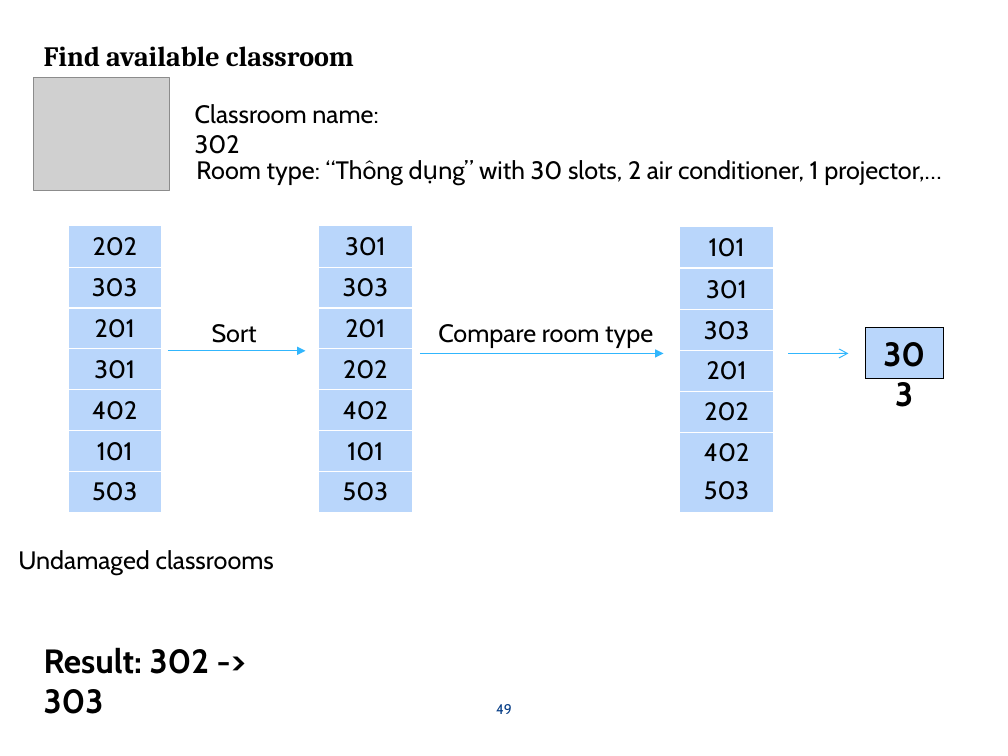
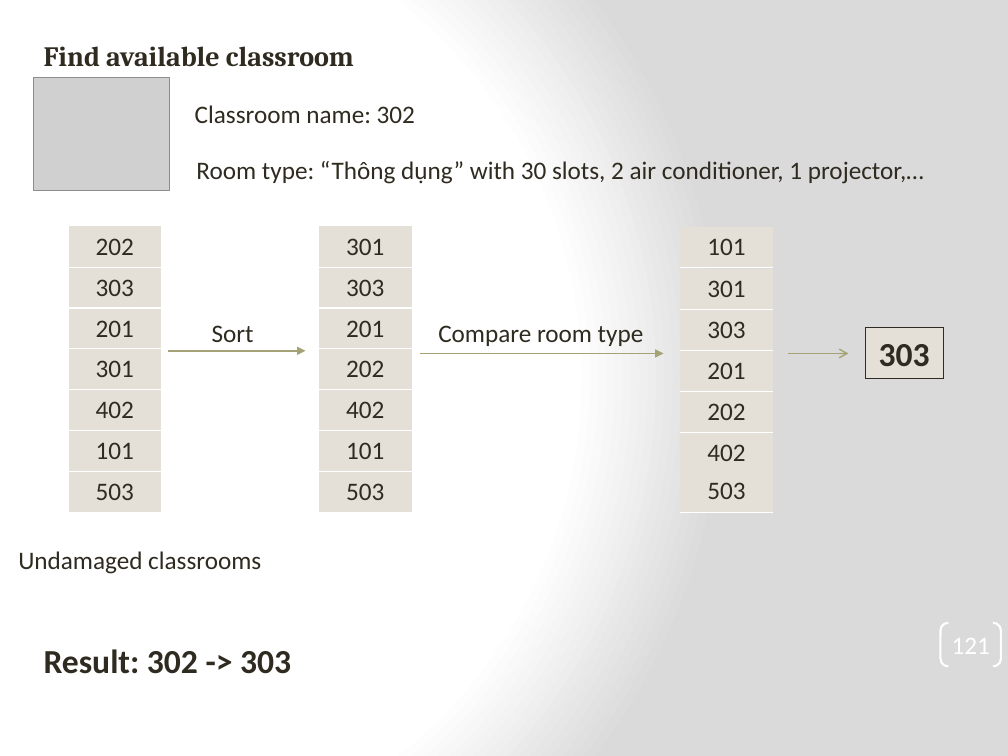
Before and after one commit to tranquang9a1/ECRM, a slide deck: slide 121 of Document/ECRM-Presentation v4.pptx (slide 49 before the commit). Drawn at 1008x756 pixels with LibreOffice and Linux fonts; fonts in the diff are those of the drawing; grey boxes stand for pictures. Boxes give left, top, right and bottom in pixels: in the first picture for what was removed or moved away, otherwise in the second. Text is boxed around its words. In the diff, an @@ line names an element or a change of style, - is before the commit and + after.

```diff
--- a/Document/ECRM-Presentation v4.pptx
+++ b/Document/ECRM-Presentation v4.pptx
@@ background #FFFFFF to gradient #FFFFFF to #DADADA @@
@@ text "Find available classroom" at box(44, 46, 354, 67): text colour #000000 to #2F2B20 @@
@@ table at box(69, 226, 161, 512) @@
@@ fill #B9D6FB to #E4E0D7 in 7 cells @@
@@ font Cabin to Calibri, text colour #000000 to #2F2B20 @@
@@ table at box(320, 226, 412, 512) @@
@@ fill #B9D6FB to #E4E0D7 in 7 cells @@
@@ font Cabin to Calibri, text colour #000000 to #2F2B20 @@
@@ table at box(680, 227, 773, 267) @@
@@ fill #B9D6FB to #E4E0D7 in row 1, column 1 @@
@@ font Cabin to Calibri, text colour #000000 to #2F2B20 @@
@@ table at box(680, 269, 773, 474) @@
@@ fill #B9D6FB to #E4E0D7 in 5 cells @@
@@ font Cabin to Calibri, text colour #000000 to #2F2B20 @@
@@ rectangle "303" at box(865, 328, 942, 378): font Cabin to Calibri, text colour #000000 to #2F2B20; fill #B9D6FB to #E4E0D7; outline #000000 0.75 pt to #2F2B20 0.75 pt @@
@@ arrow (168, 351) - (305, 351): stroke #31B6FD 0.75 pt to #A6A278 1 pt @@
@@ arrow (420, 354) - (663, 354): stroke #31B6FD 0.75 pt to #A6A278 1 pt @@
@@ arrow (788, 354) - (849, 354): stroke #31B6FD 0.75 pt to #A6A278 1 pt @@
@@ table at box(680, 471, 773, 513) @@
@@ fill #B9D6FB to #E4E0D7 in row 1, column 1 @@
@@ font Cabin to Calibri, text colour #000000 to #2F2B20 @@
@@ page number added at box(940, 623, 1001, 666), outline #FFFFFF 1.5 pt, 18 pt, text #FFFFFF @@
+121
@@ font Cabin to Calibri, text colour #000000 to #2F2B20 in 6 elements at box(195, 105, 415, 123), box(196, 161, 924, 184), box(18, 551, 261, 574), box(212, 325, 254, 342), box(438, 325, 644, 346), box(44, 649, 291, 674) @@
@@ page number removed at box(496, 704, 512, 714) @@
-49
```
Also in this commit, not shown: 25 other slides changed, 101 slides added, 29 slides removed, 1 other file.
